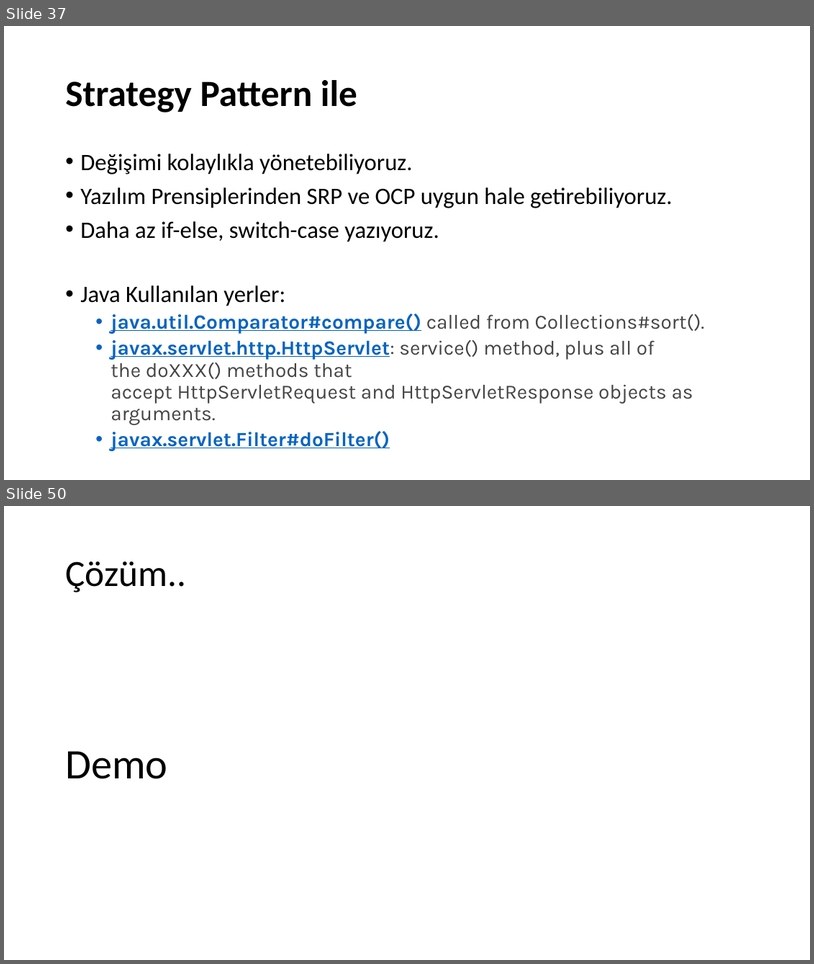
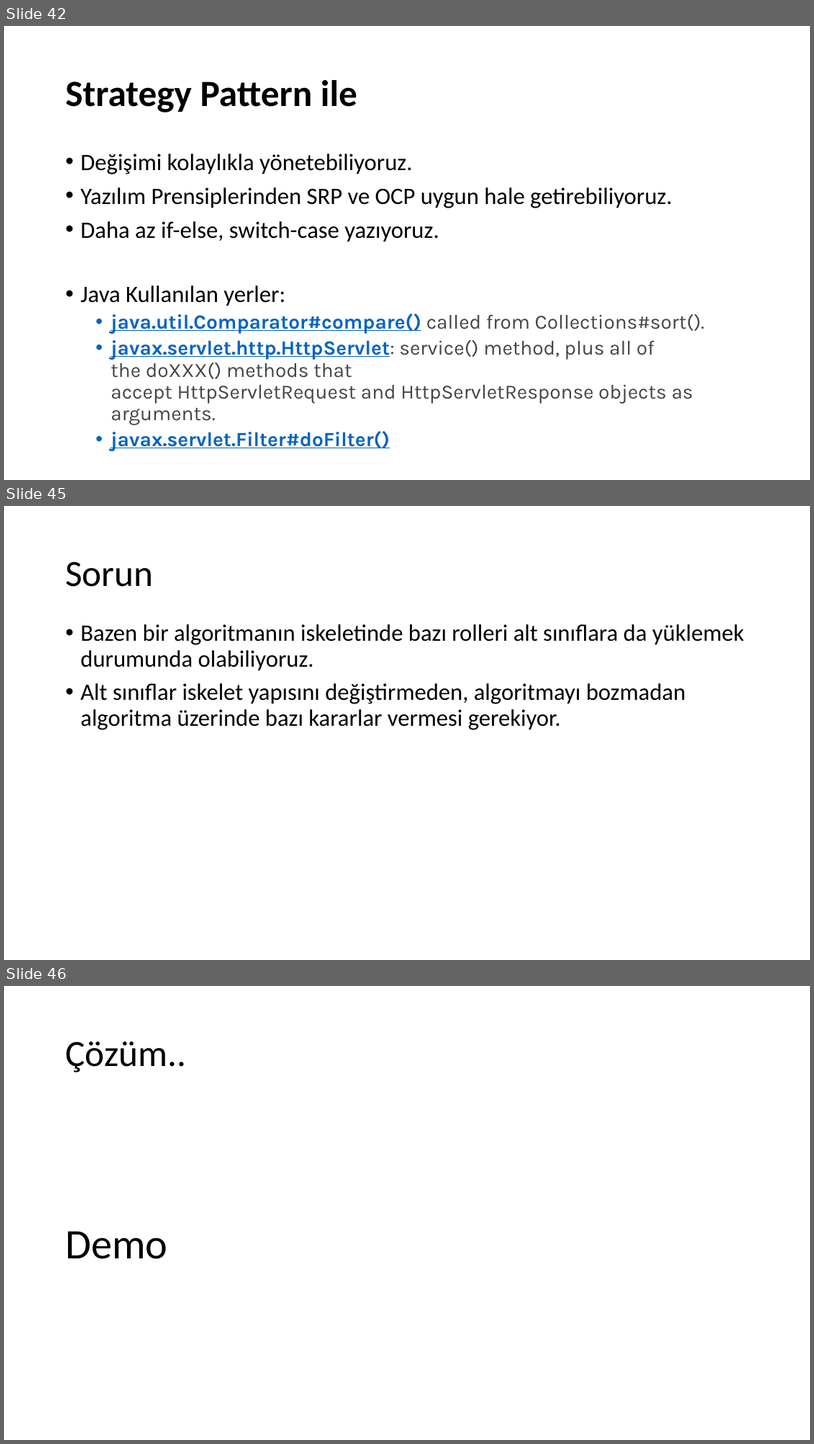
Before and after one commit to umiitkose/DesignPattern-Umiitkose, a slide deck: Tasarımdesenleri.pptx. Shown one above the other, each under a label of ours: slides 37 and 50 before the commit, slides 42, 45 and 46 after it; the slides between them are not shown. The pictures are 814x964 and 814x1444 pixels, drawn with LibreOffice and Linux fonts; fonts in the diff are those of the drawing. Boxes give left, top, right and bottom in pixels: in the first picture for what was removed or moved away, otherwise in the second. Text is boxed around its words. In the diff, an @@ line names an element or a change of style, - is before the commit and + after.

```diff
--- a/Tasarımdesenleri.pptx
+++ b/Tasarımdesenleri.pptx
@@ slide 45 added at (4,506,810,960), background #FFFFFF @@
@@ title added at (65,561,153,587), 44 pt, text #000000 @@
+Sorun
@@ text added at (80,624,745,730), 28 pt, text #000000 @@
+• Bazen bir algoritmanın iskeletinde bazı rolleri alt sınıflara da yüklemek durumunda olabiliyoruz.
+• Alt sınıflar iskelet yapısını değiştirmeden, algoritmayı bozmadan algoritma üzerinde bazı kararlar vermesi gerekiyor.
@@ what was slide 37 is now slide 42 @@
@@ what was slide 50 is now slide 46 @@
```
Also in this commit, not shown: 6 slides changed, 27 other slides added, 2 slides removed.
